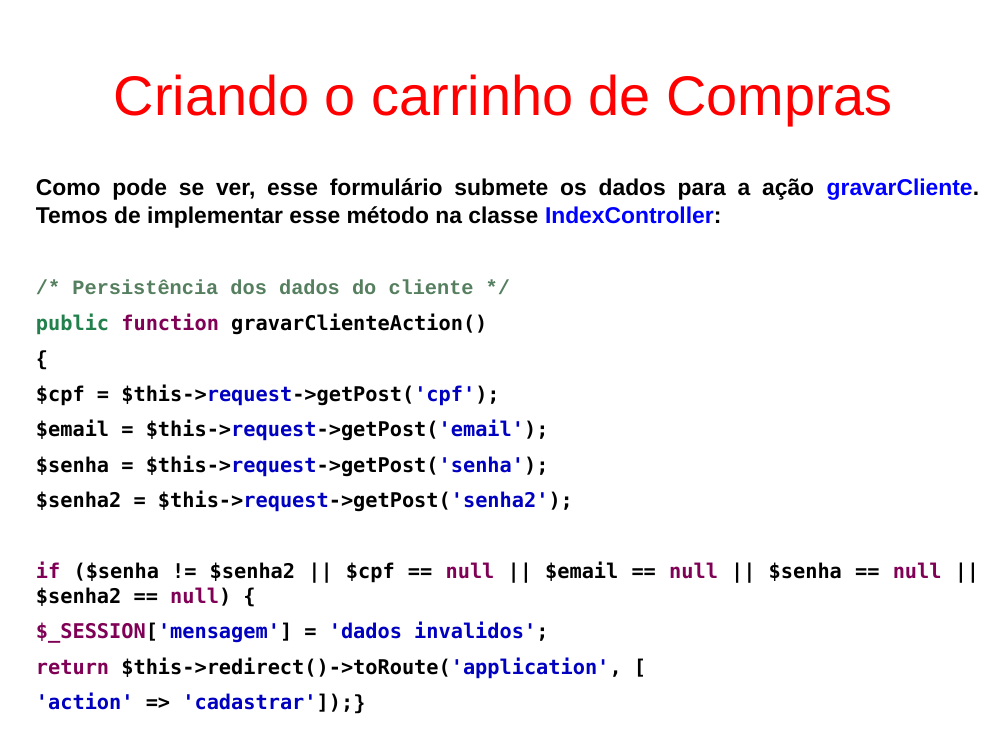
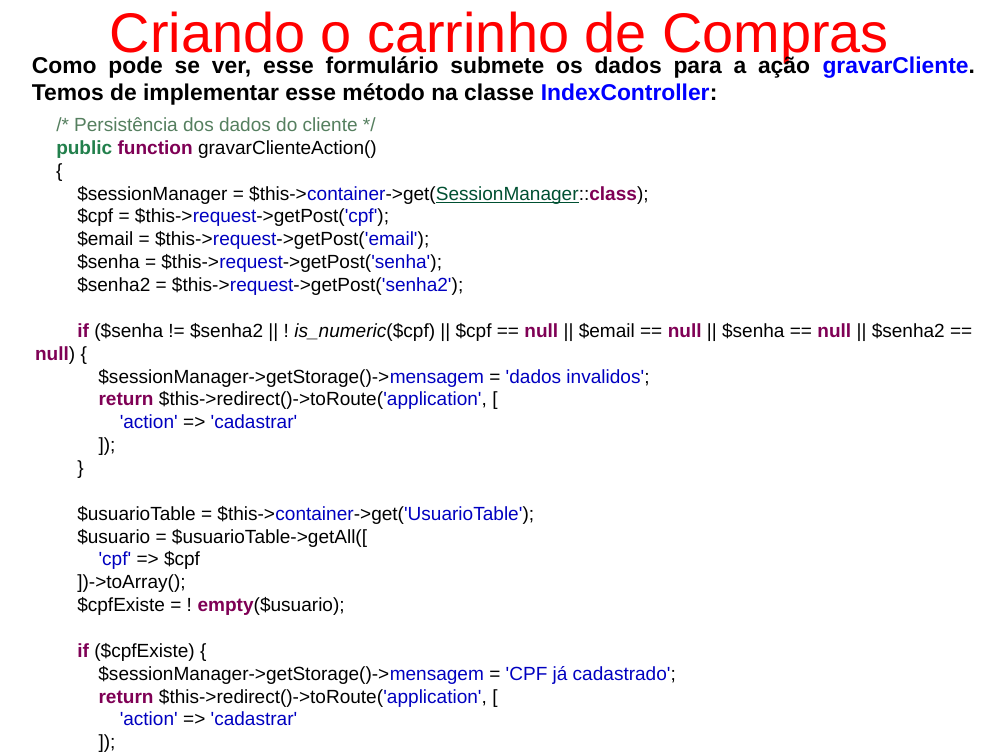
Before and after one commit to fgsl/lojasacme, a slide deck: slide 125 of docs/tutorial.odp. Drawn at 1008x756 pixels with LibreOffice and Linux fonts; fonts in the diff are those of the drawing. Boxes give left, top, right and bottom in pixels: in the first picture for what was removed or moved away, otherwise in the second. Text is boxed around its words. In the diff, an @@ line names an element or a change of style, - is before the commit and + after.

```diff
--- a/docs/tutorial.odp
+++ b/docs/tutorial.odp
@@ title "Criando o carrinho de Compras": place and size @@
-title "Criando o carrinho de Compras" at [114,74,893,125]
+title "Criando o carrinho de Compras" at [110,11,889,62]
@@ text "Como pode se ver, esse ...": place and size @@
-text "Como pode se ver, esse ..." at [36,178,979,714]
+text "Como pode se ver, esse ..." at [32,55,975,105]
@@ text added at [35,117,945,726], 15 pt, text #000000 @@
+/* Persistência dos dados do cliente */
+public function gravarClienteAction()
+{
+$sessionManager = $this->container->get(SessionManager::class);
+$cpf = $this->request->getPost('cpf');
+$email = $this->request->getPost('email');
+$senha = $this->request->getPost('senha');
+$senha2 = $this->request->getPost('senha2');
+if ($senha != $senha2 || ! is_numeric($cpf) || $cpf == null || $email == null || $senha == null || $senha2 == null) {
+$sessionManager->getStorage()->mensagem = 'dados invalidos';
+return $this->redirect()->toRoute('application', [
+'action' => 'cadastrar'
+]);
+}
+$usuarioTable = $this->container->get('UsuarioTable');
+$usuario = $usuarioTable->getAll([
+'cpf' => $cpf
+])->toArray();
+$cpfExiste = ! empty($usuario);
+if ($cpfExiste) {
+$sessionManager->getStorage()->mensagem = 'CPF já cadastrado';
+return $this->redirect()->toRoute('application', [
+'action' => 'cadastrar'
+]);
+}
@@ text at [36,280,942,714]: paragraphs removed @@
-/* Persistência dos dados do cliente */
-public function gravarClienteAction()
-{
-$cpf = $this->request->getPost('cpf');
-$email = $this->request->getPost('email');
-$senha = $this->request->getPost('senha');
-$senha2 = $this->request->getPost('senha2');
-if ($senha != $senha2 || $cpf == null || $email == null || $senha == null || $senha2 == null) {
-$_SESSION['mensagem'] = 'dados invalidos';
-return $this->redirect()->toRoute('application', [
-'action' => 'cadastrar']);}
```
Also in this commit, not shown: 53 other slides changed, 12 slides added, 12 slides removed.
